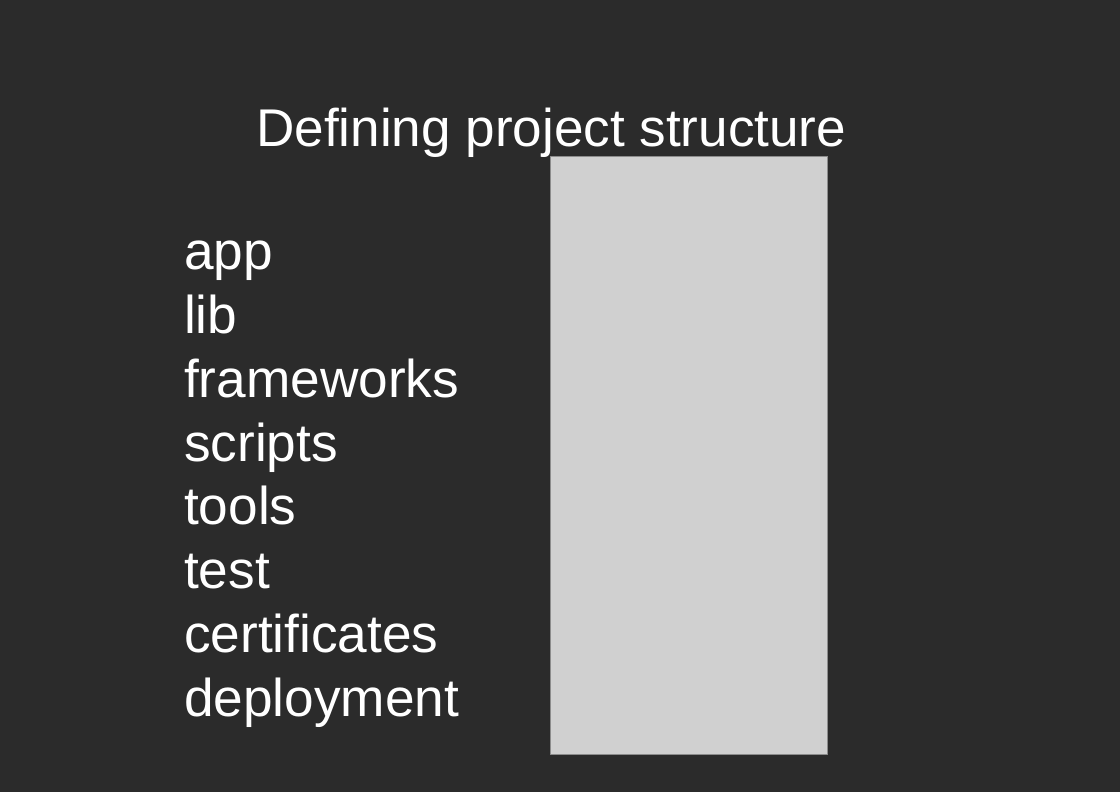
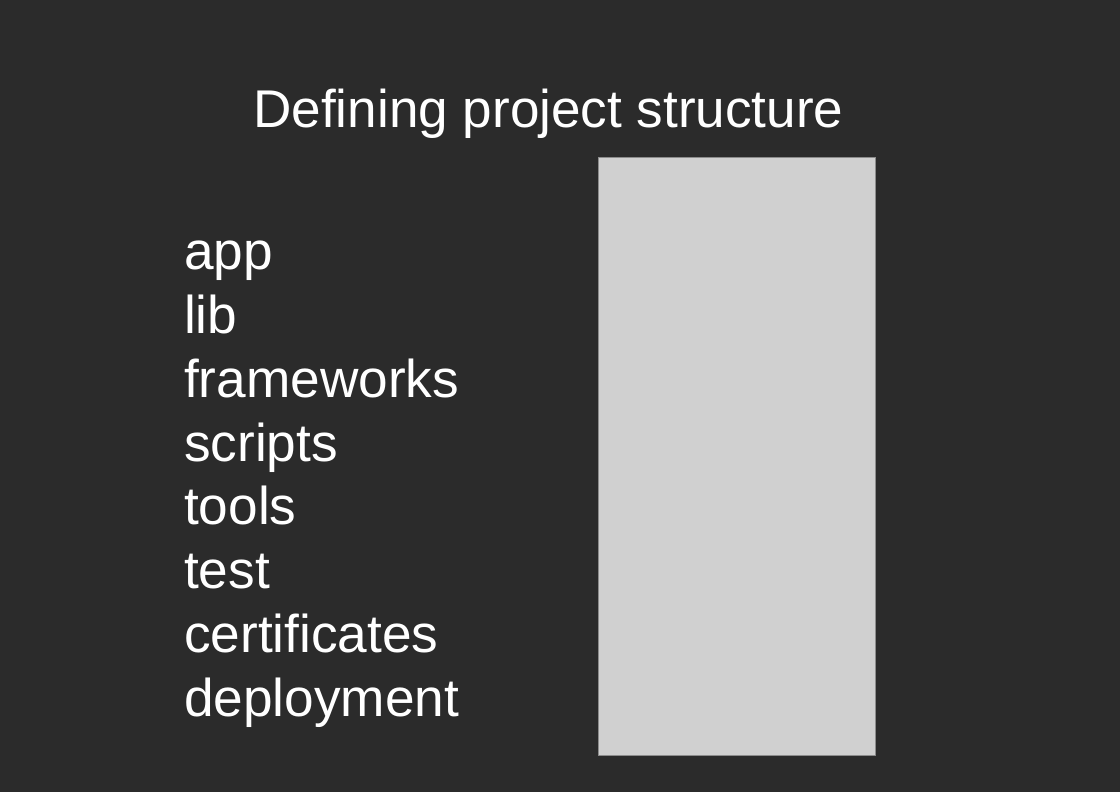
Before and after one commit to dodikk/iOS-articles, a slide deck: slide 10 of 3-iContiniousIntegration/ciPresentation.odp. Drawn at 1120x792 pixels with LibreOffice and Linux fonts; fonts in the diff are those of the drawing; grey boxes stand for pictures; background and template pictures are left out; a plain dark background stands for a picture behind light text. Boxes give left, top, right and bottom in pixels: in the first picture for what was removed or moved away, otherwise in the second. Text is boxed around its words. In the diff, an @@ line names an element or a change of style, - is before the commit and + after.

```diff
--- a/3-iContiniousIntegration/ciPresentation.odp
+++ b/3-iContiniousIntegration/ciPresentation.odp
@@ title "Defining project structure": place and size @@
-title "Defining project structure" at <box>256,107,846,157</box>
+title "Defining project structure" at <box>253,88,843,137</box>
@@ picture: place and size @@
-picture at <box>551,156,828,755</box>
+picture at <box>599,157,876,756</box>
```
Also in this commit, not shown: 5 other slides changed, 2 slides removed, 1 other file.
